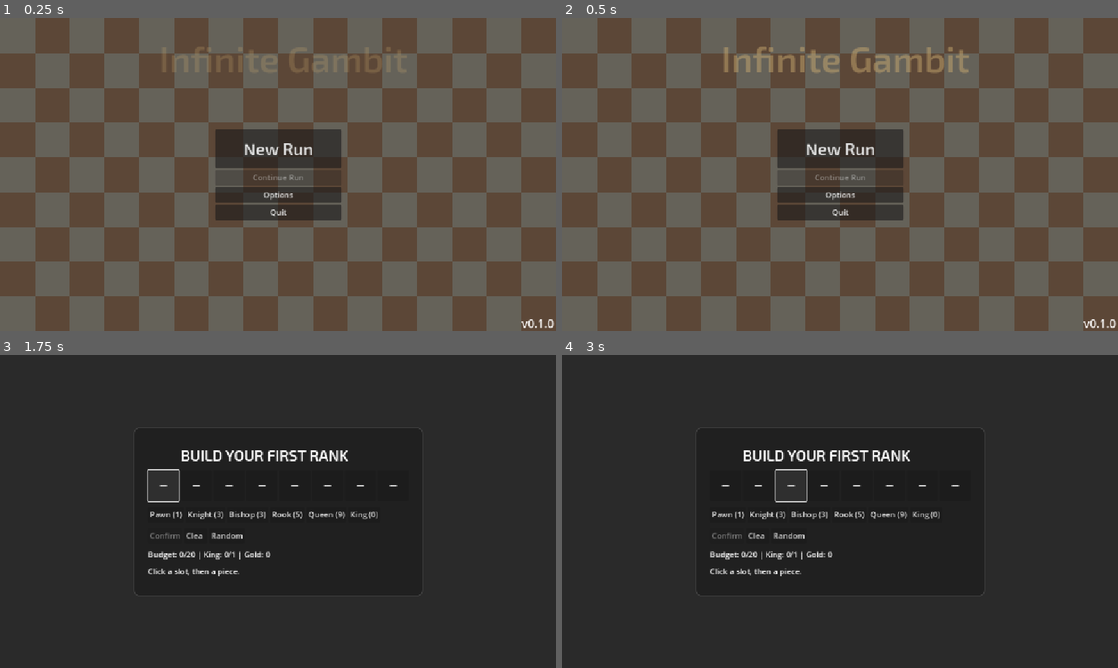
Above: before the commit, frames 1-4 (two rows, left to right).
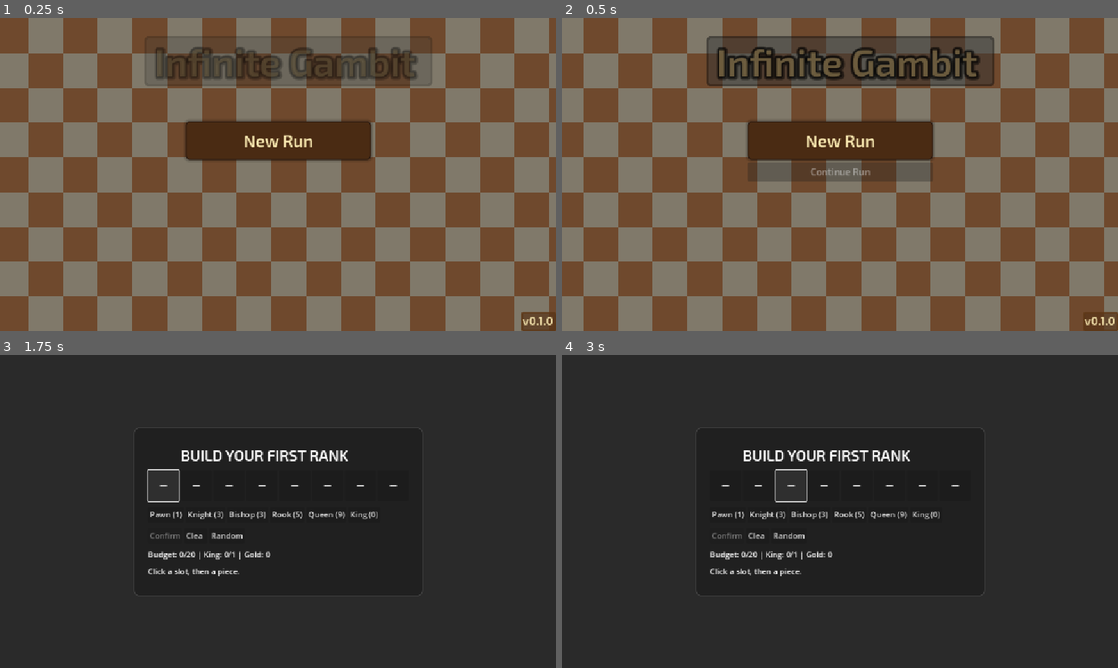
Above: after the commit, the same moments.

Repository: twippimehu/Infinite-Gambit
Game: Godot game, scene res://scenes/menu.tscn
The game is run twice, just before and just after one commit, with the same random seed, the same clock (stepped at 60 frames per second) and the same inputs.
Inputs:
- Up to frame 1 (0.25 s): no input
- Up to frame 2 (0.5 s): no input
- Up to frame 3 (1.75 s): click "New Run" at 0.5 s; click "—" at 1.25 s
- Up to frame 4 (3 s): click "—" at 2 s; click "—" at 2.75 s

The runs differ from the first frame. In frame 1, 89% of the frame differs, in the area x 0-100%, y 0-100%; in frame 2, 70%; in frame 3, less than 0.1%; in frame 4, less than 0.1%.

Commit message:
Added: Better menu screen, new buttons, better version tag, shadow behind buttons. TODO: sfx, wood layer, icons next to buttons

Diff:
--- /dev/null
+++ b/scenes/menu.gdshader
@@ -0,0 +1,11 @@
+shader_type canvas_item;
+
+uniform vec2 scroll = vec2(0.100, 0.100); // scroll speed
+uniform float darken = 0.25;              // 0 = normal, 1 = black
+
+void fragment() {
+    vec2 uv = UV + TIME * scroll;
+    vec4 col = texture(TEXTURE, uv);
+    col.rgb = mix(col.rgb, vec3(0.0), darken);
+    COLOR = col;
+}
--- a/scenes/menu.tscn
+++ b/scenes/menu.tscn
@@ -1,15 +1,246 @@
-[gd_scene load_steps=7 format=3 uid="uid://bkccyfijc4rfp"]
+[gd_scene load_steps=18 format=3 uid="uid://bkccyfijc4rfp"]
 
 [ext_resource type="Script" uid="uid://cwulut2e7hkxw" path="res://engine/menu.gd" id="1_vjb58"]
+[ext_resource type="Shader" uid="uid://cwqte2t4hfrm3" path="res://scenes/menu.gdshader" id="2_4ytvr"]
 [ext_resource type="Texture2D" uid="uid://cy1offpt7c24l" path="res://assets/chess/vector-chess-pieces/Board Brown 72px.png" id="2_mhnvy"]
 [ext_resource type="FontFile" uid="uid://cckircs02opgx" path="res://assets/fonts/Exo2-SemiBold.ttf" id="2_vjb58"]
 [ext_resource type="Script" uid="uid://cvyfpb70mtfkn" path="res://scenes/background.gd" id="3_4ytvr"]
+[ext_resource type="Script" uid="uid://b4wqtfw6sx77a" path="res://scenes/v_box_container.gd" id="6_g3eks"]
+
+[sub_resource type="ShaderMaterial" id="ShaderMaterial_g3eks"]
+shader = ExtResource("2_4ytvr")
+shader_parameter/scroll = Vector2(-0.4, 0)
+shader_parameter/darken = 0.5
+
+[sub_resource type="StyleBoxFlat" id="StyleBoxFlat_4ytvr"]
+bg_color = Color(0.2, 0.2, 0.2, 1)
+border_width_left = 4
+border_width_top = 4
+border_width_right = 4
+border_width_bottom = 4
+border_color = Color(0.06, 0.06, 0.06, 1)
+corner_radius_top_left = 8
+corner_radius_top_right = 8
+corner_radius_bottom_right = 8
+corner_radius_bottom_left = 8
+corner_detail = 10
+
+[sub_resource type="CanvasItemMaterial" id="CanvasItemMaterial_g3eks"]
+light_mode = 1
+
+[sub_resource type="StyleBoxFlat" id="StyleBoxFlat_v86rl"]
+bg_color = Color(0.376471, 0.2, 0.0980392, 1)
+border_width_left = 3
+border_width_top = 3
+border_width_right = 3
+border_width_bottom = 3
+border_color = Color(0.862745, 0.705882, 0.435294, 1)
+corner_radius_top_left = 5
+corner_radius_top_right = 5
+corner_radius_bottom_right = 5
+corner_radius_bottom_left = 5
+shadow_color = Color(0.862745, 0.705882, 0.435294, 0.25098)
+shadow_size = 8
+
+[sub_resource type="StyleBoxFlat" id="StyleBoxFlat_13sgg"]
+bg_color = Color(0.180392, 0.101961, 0.0509804, 1)
+border_width_left = 3
+border_width_top = 3
+border_width_right = 3
+border_width_bottom = 3
+border_color = Color(0.803922, 0.647059, 0.356863, 1)
+border_blend = true
+corner_radius_top_left = 6
+corner_radius_top_right = 6
+corner_radius_bottom_right = 6
+corner_radius_bottom_left = 6
+shadow_color = Color(0, 0, 0, 0.25098)
+shadow_size = 6
+
+[sub_resource type="StyleBoxFlat" id="StyleBoxFlat_i6lef"]
+bg_color = Color(0.290196, 0.168627, 0.0745098, 1)
+border_width_left = 2
+border_width_top = 2
+border_width_right = 2
+border_width_bottom = 2
+border_color = Color(0.168627, 0.101961, 0.0627451, 1)
+corner_radius_top_left = 8
+corner_radius_top_right = 8
+corner_radius_bottom_right = 8
+corner_radius_bottom_left = 8
+shadow_color = Color(0, 0, 0, 0.25098)
+shadow_size = 6
+
+[sub_resource type="StyleBoxFlat" id="StyleBoxFlat_g3eks"]
+bg_color = Color(0.340311, 0.202991, 0.090987, 0.733333)
+border_width_left = 3
+border_width_top = 3
+border_width_right = 3
+border_width_bottom = 3
+border_color = Color(0.37, 0.220027, 0.0888, 0.92549)
+corner_radius_top_left = 3
+corner_radius_top_right = 3
+corner_radius_bottom_right = 3
+corner_radius_bottom_left = 3
+
+[sub_resource type="Animation" id="Animation_4ytvr"]
+resource_name = "fade_in_buttons"
+length = 1.2
+tracks/0/type = "value"
+tracks/0/imported = false
+tracks/0/enabled = true
+tracks/0/path = NodePath("../VBoxContainer/NewRun:modulate")
+tracks/0/interp = 1
+tracks/0/loop_wrap = true
+tracks/0/keys = {
+"times": PackedFloat32Array(0, 0.2),
+"transitions": PackedFloat32Array(1, 1),
+"update": 0,
+"values": [Color(1, 1, 1, 0), Color(1, 1, 1, 1)]
+}
+tracks/1/type = "value"
+tracks/1/imported = false
+tracks/1/enabled = true
+tracks/1/path = NodePath("../VBoxContainer/BtnContinue:modulate")
+tracks/1/interp = 1
+tracks/1/loop_wrap = true
+tracks/1/keys = {
+"times": PackedFloat32Array(0.3, 0.5),
+"transitions": PackedFloat32Array(1, 1),
+"update": 0,
+"values": [Color(1, 1, 1, 0), Color(1, 1, 1, 1)]
+}
+tracks/2/type = "value"
+tracks/2/imported = false
+tracks/2/enabled = true
+tracks/2/path = NodePath("../VBoxContainer/BtnOptions:modulate")
+tracks/2/interp = 1
+tracks/2/loop_wrap = true
+tracks/2/keys = {
+"times": PackedFloat32Array(0.6, 0.8),
+"transitions": PackedFloat32Array(1, 1),
+"update": 0,
+"values": [Color(1, 1, 1, 0), Color(1, 1, 1, 1)]
+}
+tracks/3/type = "value"
+tracks/3/imported = false
+tracks/3/enabled = true
+tracks/3/path = NodePath("../VBoxContainer/BtnQuit:modulate")
+tracks/3/interp = 1
+tracks/3/loop_wrap = true
+tracks/3/keys = {
+"times": PackedFloat32Array(0.9, 1.1),
+"transitions": PackedFloat32Array(1, 1),
+"update": 0,
+"values": [Color(1, 1, 1, 0), Color(1, 1, 1, 1)]
+}
+tracks/4/type = "value"
+tracks/4/imported = false
+tracks/4/enabled = true
+tracks/4/path = NodePath("../ColorRect:modulate")
+tracks/4/interp = 1
+tracks/4/loop_wrap = true
+tracks/4/keys = {
+"times": PackedFloat32Array(0.81, 1.2),
+"transitions": PackedFloat32Array(1, 1),
+"update": 0,
+"values": [Color(1, 1, 1, 0), Color(1, 1, 1, 1)]
+}
+tracks/5/type = "value"
+tracks/5/imported = false
+tracks/5/enabled = true
+tracks/5/path = NodePath("../TitleLabel:scale")
+tracks/5/interp = 1
+tracks/5/loop_wrap = true
+tracks/5/keys = {
+"times": PackedFloat32Array(0.8, 1.2),
+"transitions": PackedFloat32Array(1, 1),
+"update": 0,
+"values": [Vector2(1.05, 1.05), Vector2(1, 1)]
+}
 
 [sub_resource type="Animation" id="Animation_g3eks"]
 resource_name = "scroll"
 
+[sub_resource type="Animation" id="Animation_v86rl"]
+length = 0.001
+tracks/0/type = "value"
+tracks/0/imported = false
+tracks/0/enabled = true
+tracks/0/path = NodePath("../VBoxContainer/NewRun:modulate")
+tracks/0/interp = 1
+tracks/0/loop_wrap = true
+tracks/0/keys = {
+"times": PackedFloat32Array(0),
+"transitions": PackedFloat32Array(1),
+"update": 0,
+"values": [Color(1, 1, 1, 0)]
+}
+tracks/1/type = "value"
+tracks/1/imported = false
+tracks/1/enabled = true
+tracks/1/path = NodePath("../VBoxContainer/BtnContinue:modulate")
+tracks/1/interp = 1
+tracks/1/loop_wrap = true
+tracks/1/keys = {
+"times": PackedFloat32Array(0),
+"transitions": PackedFloat32Array(1),
+"update": 0,
+"values": [Color(1, 1, 1, 0)]
+}
+tracks/2/type = "value"
+tracks/2/imported = false
+tracks/2/enabled = true
+tracks/2/path = NodePath("../VBoxContainer/BtnOptions:modulate")
+tracks/2/interp = 1
+tracks/2/loop_wrap = true
+tracks/2/keys = {
+"times": PackedFloat32Array(0),
+"transitions": PackedFloat32Array(1),
+"update": 0,
+"values": [Color(1, 1, 1, 0)]
+}
+tracks/3/type = "value"
+tracks/3/imported = false
+tracks/3/enabled = true
+tracks/3/path = NodePath("../VBoxContainer/BtnQuit:modulate")
+tracks/3/interp = 1
+tracks/3/loop_wrap = true
+tracks/3/keys = {
+"times": PackedFloat32Array(0),
+"transitions": PackedFloat32Array(1),
+"update": 0,
+"values": [Color(1, 1, 1, 0)]
+}
+tracks/4/type = "value"
+tracks/4/imported = false
+tracks/4/enabled = true
+tracks/4/path = NodePath("../ColorRect:modulate")
+tracks/4/interp = 1
+tracks/4/loop_wrap = true
+tracks/4/keys = {
+"times": PackedFloat32Array(0),
+"transitions": PackedFloat32Array(1),
+"update": 0,
+"values": [Color(1, 1, 1, 0)]
+}
+tracks/5/type = "value"
+tracks/5/imported = false
+tracks/5/enabled = true
+tracks/5/path = NodePath("../TitleLabel:scale")
+tracks/5/interp = 1
+tracks/5/loop_wrap = true
+tracks/5/keys = {
+"times": PackedFloat32Array(0),
+"transitions": PackedFloat32Array(1),
+"update": 0,
+"values": [Vector2(1.05, 1.05)]
+}
+
 [sub_resource type="AnimationLibrary" id="AnimationLibrary_v86rl"]
 _data = {
+&"RESET": SubResource("Animation_v86rl"),
+&"fade_in_buttons": SubResource("Animation_4ytvr"),
 &"scroll": SubResource("Animation_g3eks")
 }
 
@@ -25,6 +256,7 @@
 [node name="Background" type="TextureRect" parent="."]
 modulate = Color(0.458405, 0.458405, 0.458405, 0.619608)
 texture_filter = 1
+material = SubResource("ShaderMaterial_g3eks")
 layout_mode = 1
 anchors_preset = 15
 anchor_right = 1.0
@@ -35,62 +267,119 @@
 stretch_mode = 1
 script = ExtResource("3_4ytvr")
 
-[node name="AnimationPlayer" type="AnimationPlayer" parent="Background"]
-libraries = {
-&"": SubResource("AnimationLibrary_v86rl")
-}
-
 [node name="TitleLabel" type="Label" parent="."]
 layout_mode = 1
 anchors_preset = 5
 anchor_left = 0.5
 anchor_right = 0.5
-offset_left = -160.0
+offset_left = -278.0
 offset_top = 37.0
-offset_right = 181.0
-offset_bottom = 89.0
+offset_right = 291.0
+offset_bottom = 128.0
 grow_horizontal = 2
-theme_override_colors/font_color = Color(0.776471, 0.658824, 0.431373, 1)
+scale = Vector2(1.05, 1.05)
+theme_override_colors/font_color = Color(0.78439, 0.66683, 0.439793, 1)
+theme_override_colors/font_shadow_color = Color(0, 0, 0, 1)
+theme_override_colors/font_outline_color = Color(0, 0, 0, 1)
+theme_override_constants/outline_size = 15
+theme_override_constants/shadow_outline_size = 25
 theme_override_fonts/font = ExtResource("2_vjb58")
 theme_override_font_sizes/font_size = 75
-text = "Infinite Gambit"
-
-[node name="VBoxContainer" type="VBoxContainer" parent="."]
+theme_override_styles/normal = SubResource("StyleBoxFlat_4ytvr")
+text = " Infinite Gambit"
+
+[node name="ColorRect" type="ColorRect" parent="."]
+modulate = Color(1, 1, 1, 0)
+custom_minimum_size = Vector2(384, 205)
 layout_mode = 1
 anchors_preset = 8
 anchor_left = 0.5
 anchor_top = 0.5
 anchor_right = 0.5
 anchor_bottom = 0.5
-offset_left = -131.0
-offset_top = -63.5
-offset_right = 131.0
-offset_bottom = 63.5
+offset_left = -191.0
+offset_top = -108.0
+offset_right = 193.0
+offset_bottom = 101.0
 grow_horizontal = 2
 grow_vertical = 2
+color = Color(0, 0, 0, 0.25098)
+
+[node name="VBoxContainer" type="VBoxContainer" parent="."]
+material = SubResource("CanvasItemMaterial_g3eks")
+layout_mode = 1
+anchors_preset = 8
+anchor_left = 0.5
+anchor_top = 0.5
+anchor_right = 0.5
+anchor_bottom = 0.5
+offset_left = -192.0
+offset_top = -111.0
+offset_right = 192.0
+offset_bottom = 103.0
+grow_horizontal = 2
+grow_vertical = 2
+theme_override_constants/separation = 5
+script = ExtResource("6_g3eks")
 
 [node name="NewRun" type="Button" parent="VBoxContainer"]
+modulate = Color(1, 1, 1, 0)
 custom_minimum_size = Vector2(150, 80)
 layout_mode = 2
+theme_override_colors/font_hover_color = Color(1, 0.94902, 0.768627, 1)
+theme_override_colors/font_color = Color(0.972549, 0.909804, 0.690196, 1)
+theme_override_colors/font_pressed_color = Color(0.901961, 0.811765, 0.603922, 1)
 theme_override_constants/line_spacing = 20
 theme_override_fonts/font = ExtResource("2_vjb58")
 theme_override_font_sizes/font_size = 35
+theme_override_styles/hover = SubResource("StyleBoxFlat_v86rl")
+theme_override_styles/pressed = SubResource("StyleBoxFlat_13sgg")
+theme_override_styles/normal = SubResource("StyleBoxFlat_i6lef")
 text = "New Run"
 
 [node name="BtnContinue" type="Button" parent="VBoxContainer"]
+modulate = Color(1, 1, 1, 0)
+custom_minimum_size = Vector2(50, 40)
 layout_mode = 2
+theme_override_colors/font_hover_color = Color(1, 0.94902, 0.768627, 1)
+theme_override_colors/font_color = Color(0.972549, 0.909804, 0.690196, 1)
+theme_override_colors/font_pressed_color = Color(0.901961, 0.811765, 0.603922, 1)
 theme_override_constants/line_spacing = 20
+theme_override_fonts/font = ExtResource("2_vjb58")
+theme_override_font_sizes/font_size = 20
+theme_override_styles/hover = SubResource("StyleBoxFlat_v86rl")
+theme_override_styles/pressed = SubResource("StyleBoxFlat_13sgg")
+theme_override_styles/normal = SubResource("StyleBoxFlat_i6lef")
 text = "Continue Run"
 
 [node name="BtnOptions" type="Button" parent="VBoxContainer"]
+modulate = Color(1, 1, 1, 0)
+custom_minimum_size = Vector2(0, 40)
 layout_mode = 2
+theme_override_colors/font_hover_color = Color(1, 0.94902, 0.768627, 1)
+theme_override_colors/font_color = Color(0.972549, 0.909804, 0.690196, 1)
+theme_override_colors/font_pressed_color = Color(0.901961, 0.811765, 0.603922, 1)
 theme_override_constants/line_spacing = 20
+theme_override_fonts/font = ExtResource("2_vjb58")
+theme_override_font_sizes/font_size = 20
+theme_override_styles/hover = SubResource("StyleBoxFlat_v86rl")
+theme_override_styles/pressed = SubResource("StyleBoxFlat_13sgg")
+theme_override_styles/normal = SubResource("StyleBoxFlat_i6lef")
 text = "Options"
 
 [node name="BtnQuit" type="Button" parent="VBoxContainer"]
-custom_minimum_size = Vector2(100, 0)
+modulate = Color(1, 1, 1, 0)
+custom_minimum_size = Vector2(100, 40)
 layout_mode = 2
+theme_override_colors/font_hover_color = Color(1, 0.94902, 0.768627, 1)
+theme_override_colors/font_color = Color(0.972549, 0.909804, 0.690196, 1)
+theme_override_colors/font_pressed_color = Color(0.901961, 0.811765, 0.603922, 1)
 theme_override_constants/line_spacing = 20
+theme_override_fonts/font = ExtResource("2_vjb58")
+theme_override_font_sizes/font_size = 20
+theme_override_styles/hover = SubResource("StyleBoxFlat_v86rl")
+theme_override_styles/pressed = SubResource("StyleBoxFlat_13sgg")
+theme_override_styles/normal = SubResource("StyleBoxFlat_i6lef")
 text = "Quit"
 
 [node name="VersionLabel" type="Label" parent="."]
@@ -100,9 +389,19 @@
 anchor_top = 1.0
 anchor_right = 1.0
 anchor_bottom = 1.0
-offset_left = -72.0
-offset_top = -31.0
+offset_left = -73.0
+offset_top = -40.0
 grow_horizontal = 0
 grow_vertical = 0
+theme_override_colors/font_color = Color(0.972549, 0.909804, 0.690196, 1)
+theme_override_fonts/font = ExtResource("2_vjb58")
 theme_override_font_sizes/font_size = 24
+theme_override_styles/normal = SubResource("StyleBoxFlat_g3eks")
 text = "v0.1.0"
+
+[node name="AnimationPlayer" type="AnimationPlayer" parent="."]
+root_node = NodePath("../Background")
+libraries = {
+&"": SubResource("AnimationLibrary_v86rl")
+}
+autoplay = "fade_in_buttons"
--- /dev/null
+++ b/scenes/v_box_container.gd
@@ -0,0 +1,11 @@
+extends VBoxContainer
+
+func _ready():
+	connect("mouse_entered", _on_hover)
+	connect("mouse_exited", _on_leave)
+
+func _on_hover():
+	modulate = Color(1.1, 1.1, 0.9) # slight brighten
+
+func _on_leave():
+	modulate = Color(1, 1, 1)
Not shown, added: scenes/menu.gdshader.uid
Not shown, added: scenes/v_box_container.gd.uid
